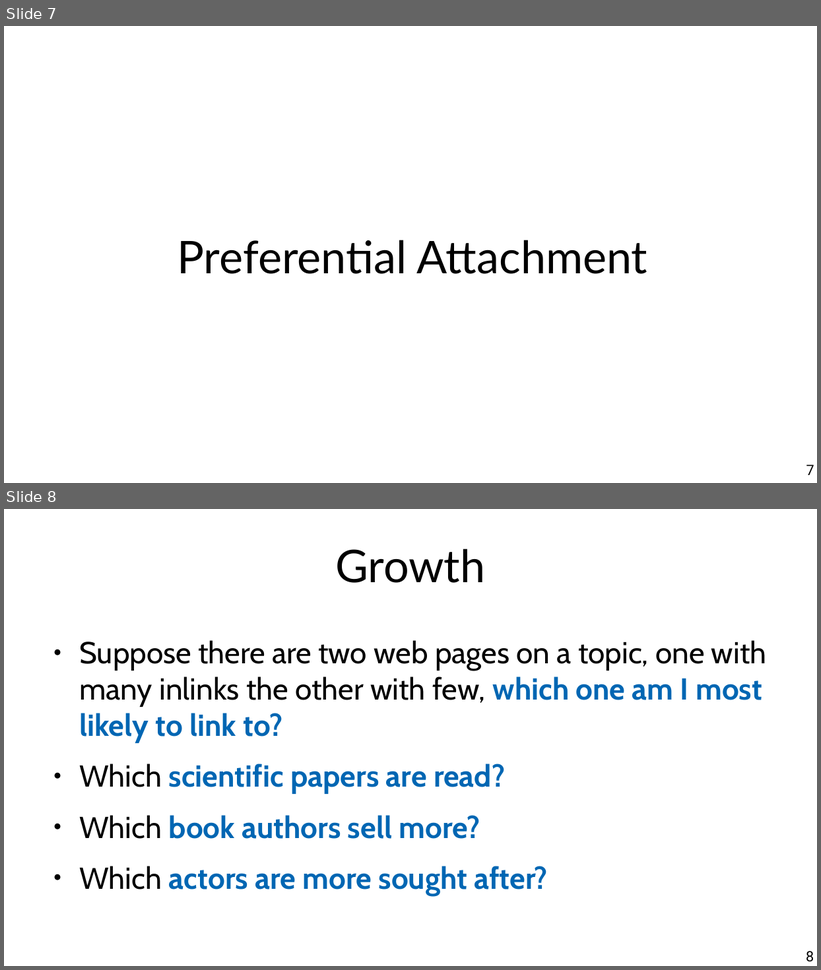
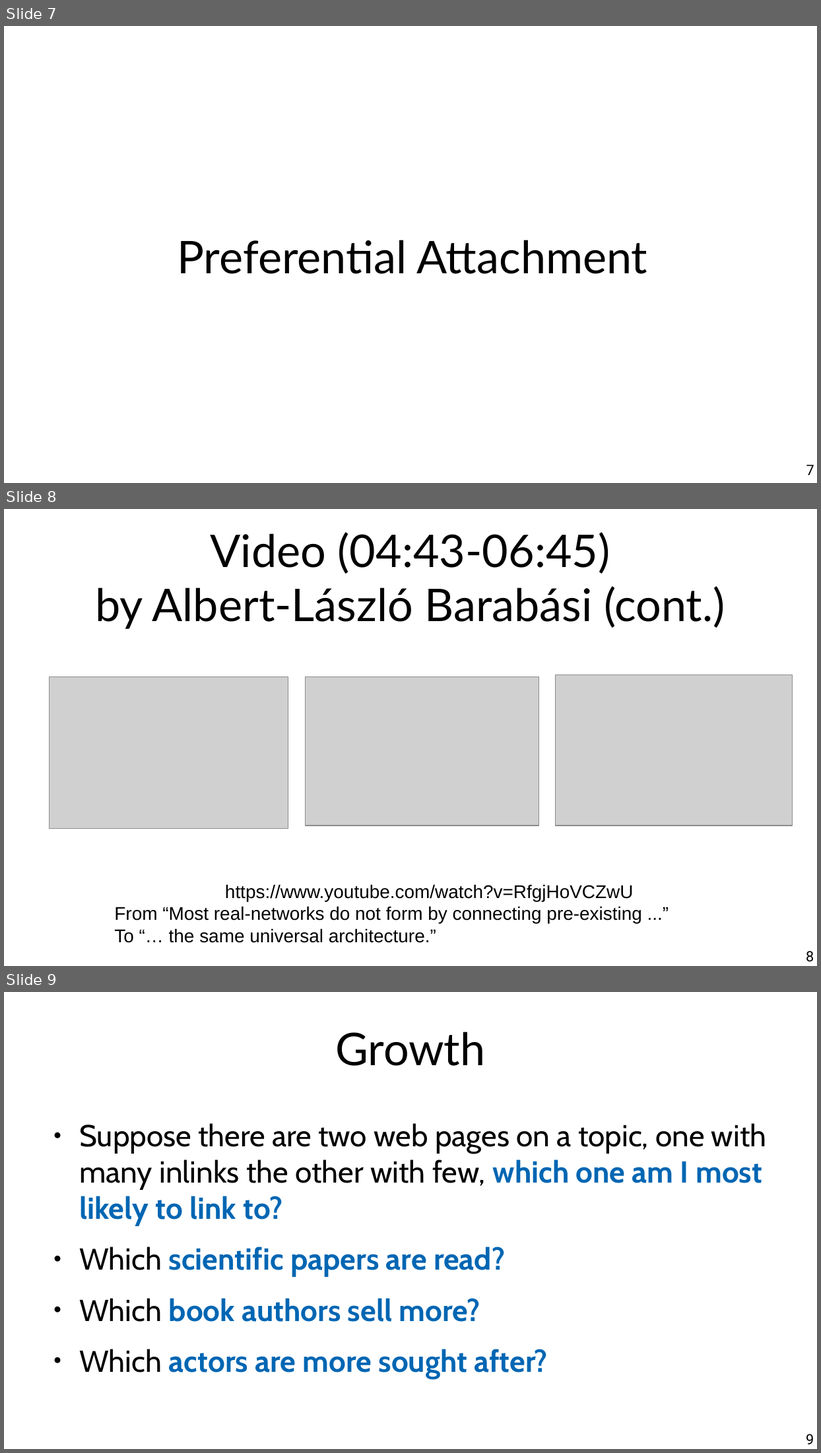
Before and after one commit to chatox/networks-science-course, a slide deck: theory/odp/tt16-preferential_attachment.odp. Shown one above the other, each under a label of ours: slides 7 and 8 before the commit, slides 7, 8 and 9 after it. The pictures are 821x970 and 821x1453 pixels, drawn with LibreOffice and Linux fonts; fonts in the diff are those of the drawing; grey boxes stand for pictures. Boxes give left, top, right and bottom in pixels: in the first picture for what was removed or moved away, otherwise in the second. Text is boxed around its words. In the diff, an @@ line names an element or a change of style, - is before the commit and + after.

Commit message:
videos

```diff
--- a/theory/odp/tt16-preferential_attachment.odp
+++ b/theory/odp/tt16-preferential_attachment.odp
@@ slide 8 added at box(4, 509, 817, 966), background #FFFFFF @@
@@ title added at box(95, 532, 725, 629), 44 pt, text #000000 @@
+Video (04:43-06:45)
+by Albert-László Barabási (cont.)
@@ picture added at box(49, 677, 288, 829) @@
@@ picture added at box(305, 677, 539, 826) @@
@@ picture added at box(555, 675, 792, 826) @@
@@ text added at box(114, 885, 642, 943), 18 pt, text #000000 @@
+https://www.youtube.com/watch?v=RfgjHoVCZwU
+From “Most real-networks do not form by connecting pre-existing ...”
+To “… the same universal architecture.”
@@ page number added at box(806, 951, 814, 962), 14 pt, text #000000 @@
+8
@@ what was slide 8 is now slide 9 @@
@@ page number at box(806, 1434, 814, 1445): text changed @@
-8
+9
```
Also in this commit, not shown: 4 other files.
